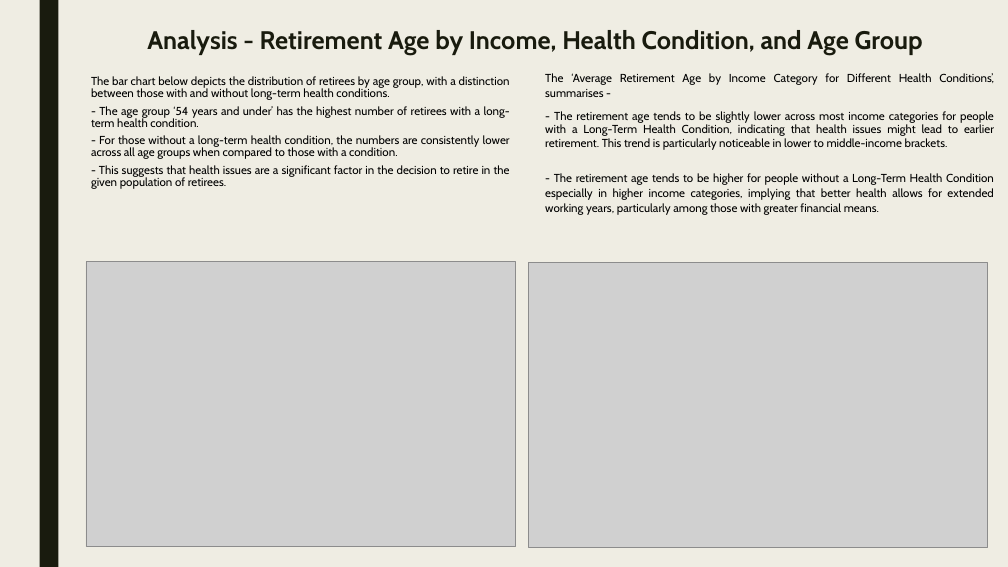
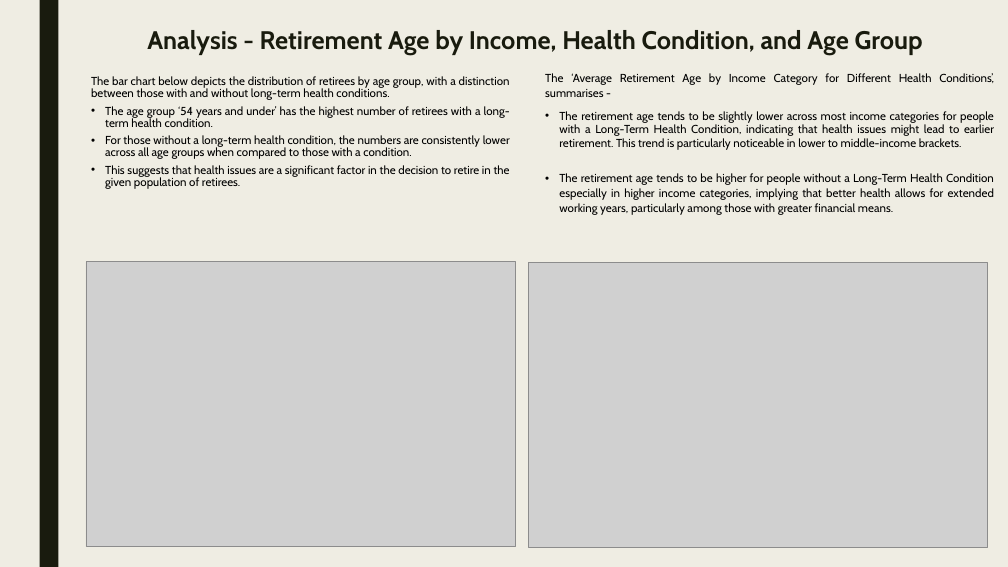
Before and after one commit to braydonnugent/Project1_Group4, a slide deck: slide 16 of PRES Retirement Analysis.pptx. Drawn at 1008x567 pixels with LibreOffice and Linux fonts; fonts in the diff are those of the drawing; grey boxes stand for pictures. Boxes give left, top, right and bottom in pixels: in the first picture for what was removed or moved away, otherwise in the second. Text is boxed around its words. In the diff, an @@ line names an element or a change of style, - is before the commit and + after.

```diff
--- a/PRES Retirement Analysis.pptx
+++ b/PRES Retirement Analysis.pptx
@@ text at <box>105,106,510,189</box>: text changed @@
-- The age group ‘54 years and under’ has the highest number of retirees with a long-term health condition.
-- For those without a long-term health condition, the numbers are consistently lower across all age groups when compared to those with a condition.
-- This suggests that health issues are a significant factor in the decision to retire in the given population of retirees.
+• The age group ‘54 years and under’ has the highest number of retirees with a long-term health condition.
+• For those without a long-term health condition, the numbers are consistently lower across all age groups when compared to those with a condition.
+• This suggests that health issues are a significant factor in the decision to retire in the given population of retirees.
@@ text at <box>559,111,994,215</box>: text changed @@
-- The retirement age tends to be slightly lower across most income categories for people with a Long-Term Health Condition, indicating that health issues might lead to earlier retirement. This trend is particularly noticeable in lower to middle-income brackets.
-- The retirement age tends to be higher for people without a Long-Term Health Condition especially in higher income categories, implying that better health allows for extended working years, particularly among those with greater financial means.
+• The retirement age tends to be slightly lower across most income categories for people with a Long-Term Health Condition, indicating that health issues might lead to earlier retirement. This trend is particularly noticeable in lower to middle-income brackets.
+• The retirement age tends to be higher for people without a Long-Term Health Condition especially in higher income categories, implying that better health allows for extended working years, particularly among those with greater financial means.
```
Also in this commit, not shown: 14 other slides changed.
